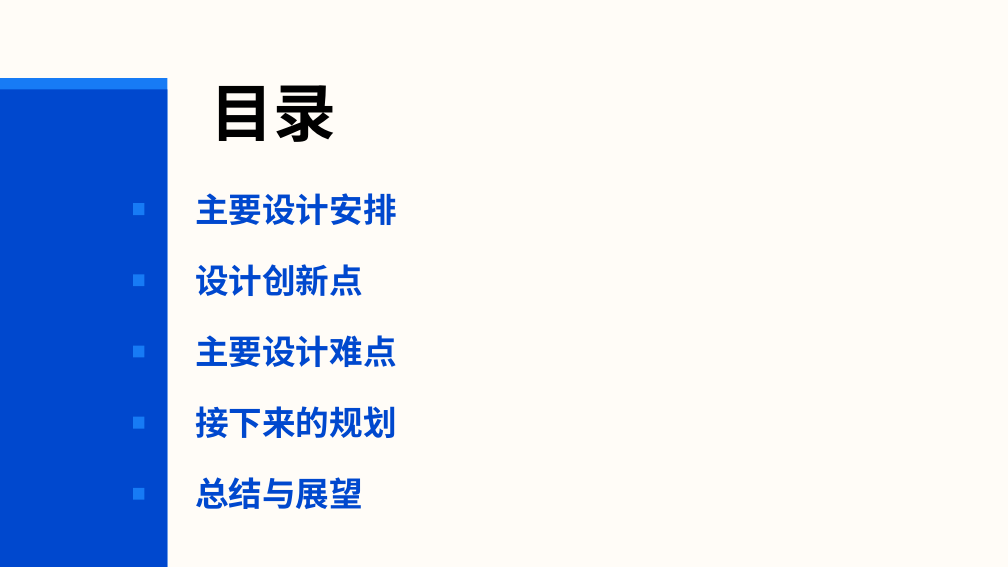
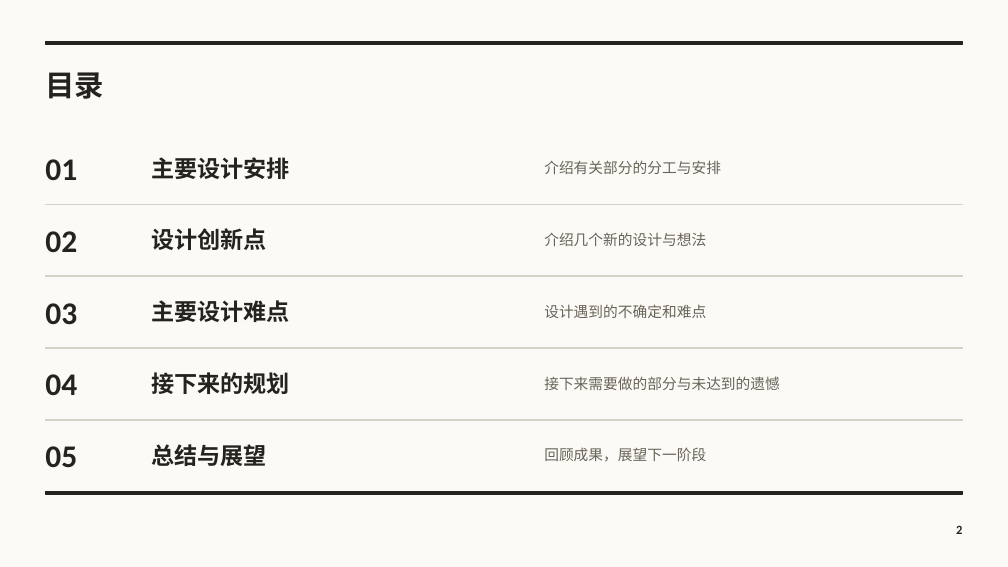
Before and after one commit to cyx3705/0000-000-Template, a slide deck: slide 2 of Unused/b-Office/项目报告.pptx. Drawn at 1008x567 pixels with LibreOffice and Linux fonts; fonts in the diff are those of the drawing; background and template pictures are left out. Boxes give left, top, right and bottom in pixels: in the first picture for what was removed or moved away, otherwise in the second. Text is boxed around its words. In the diff, an @@ line names an element or a change of style, - is before the commit and + after.

```diff
--- a/Unused/b-Office/项目报告.pptx
+++ b/Unused/b-Office/项目报告.pptx
@@ background #FFFCF7 to #FBFAF7 @@
@@ text "目录": place and size @@
-text "目录" at <box>210,85,336,142</box>
+text "目录" at <box>45,72,104,99</box>
@@ text "目录" at <box>45,72,104,99</box>: size 60 to 28 pt, font Arial to Noto Sans CJK SC, text colour #000000 to #26231E; alignment centre to left; line spacing 0.9 to 1 @@
@@ rectangle added at <box>45,42,963,45</box>, fill #26231E, outline #26231E 1 pt @@
@@ rectangle removed at <box>0,78,167,567</box> @@
@@ rectangle removed at <box>0,89,167,567</box> @@
@@ size 32 to 22 pt, text colour #0048CE to #26231E; vertical alignment top to middle in 5 elements at <box>151,444,266,466</box>, <box>151,372,289,394</box>, <box>151,300,289,322</box>, <box>151,228,266,250</box>, <box>151,157,289,179</box> @@
@@ text "主要设计安排": place and size @@
-text "主要设计安排" at <box>195,193,397,225</box>
+text "主要设计安排" at <box>151,157,289,179</box>
@@ text added at <box>45,159,77,180</box>, 30 pt, text #26231E, bold @@
+01
@@ text added at <box>544,160,721,174</box>, 14 pt, text #6A6458 @@
+介绍有关部分的分工与安排
@@ rectangle added at <box>45,204,963,205</box>, fill #D5D1C8, outline #D5D1C8 1 pt @@
@@ rectangle removed at <box>133,203,144,216</box> @@
@@ text added at <box>45,231,77,252</box>, 30 pt, text #26231E, bold @@
+02
@@ text "设计创新点": place and size @@
-text "设计创新点" at <box>195,264,363,296</box>
+text "设计创新点" at <box>151,228,266,250</box>
@@ text added at <box>544,233,706,246</box>, 14 pt, text #6A6458 @@
+介绍几个新的设计与想法
@@ rectangle added at <box>45,276,963,277</box>, fill #D5D1C8, outline #D5D1C8 1 pt @@
@@ rectangle removed at <box>133,274,144,287</box> @@
@@ text "主要设计难点": place and size @@
-text "主要设计难点" at <box>195,335,397,367</box>
+text "主要设计难点" at <box>151,300,289,322</box>
@@ text added at <box>45,303,77,325</box>, 30 pt, text #26231E, bold @@
+03
@@ text added at <box>544,304,706,318</box>, 14 pt, text #6A6458 @@
+设计遇到的不确定和难点
@@ rectangle added at <box>45,348,963,349</box>, fill #D5D1C8, outline #D5D1C8 1 pt @@
@@ rectangle removed at <box>133,346,144,358</box> @@
@@ text "接下来的规划": place and size @@
-text "接下来的规划" at <box>195,406,397,438</box>
+text "接下来的规划" at <box>151,372,289,394</box>
@@ text added at <box>45,374,77,395</box>, 30 pt, text #26231E, bold @@
+04
@@ text added at <box>544,376,780,390</box>, 14 pt, text #6A6458 @@
+接下来需要做的部分与未达到的遗憾
@@ rectangle removed at <box>133,417,144,429</box> @@
@@ rectangle added at <box>45,420,963,420</box>, fill #D5D1C8, outline #D5D1C8 1 pt @@
@@ text added at <box>45,446,77,467</box>, 30 pt, text #26231E, bold @@
+05
@@ text "总结与展望": place and size @@
-text "总结与展望" at <box>195,477,363,509</box>
+text "总结与展望" at <box>151,444,266,466</box>
@@ text added at <box>544,447,706,462</box>, 14 pt, text #6A6458 @@
+回顾成果，展望下一阶段
@@ rectangle added at <box>45,492,963,495</box>, fill #26231E, outline #26231E 1 pt @@
@@ rectangle removed at <box>133,488,144,500</box> @@
@@ page number added at <box>956,525,962,534</box>, 12 pt, text #26231E, bold @@
+2
```
Also in this commit, not shown: 15 other slides changed, 6 slides added, 6 slides removed, 6 other files.
